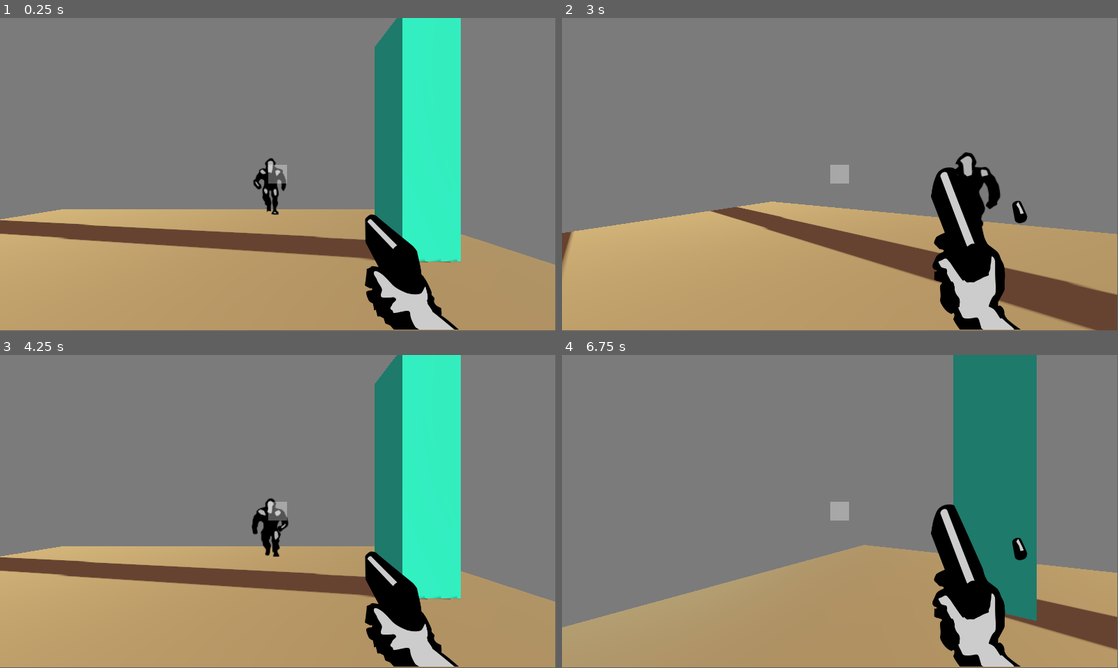
Above: before the commit, frames 1-4 (two rows, left to right).
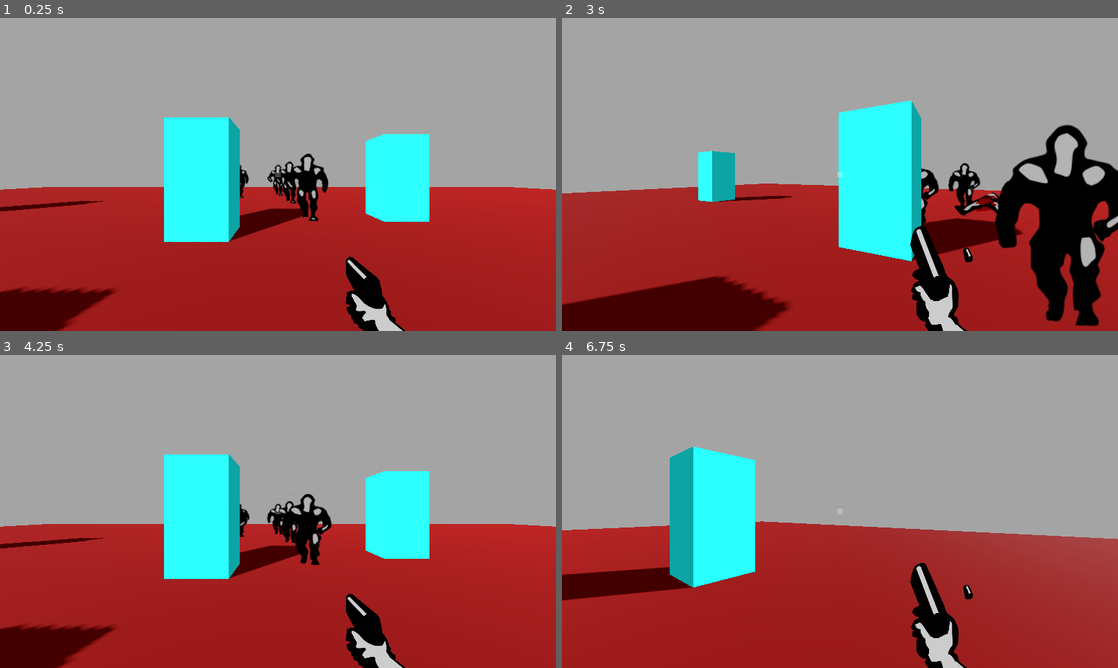
Above: after the commit, the same moments.

Repository: RomainMendez/orbitalgamejam2024
Game: Godot game, scene res://world.tscn
The game is run twice, just before and just after one commit, with the same random seed, the same clock (stepped at 60 frames per second) and the same inputs.
Inputs (mouse positions are in pixels of both pictures, inside the frame that each line leads up to):
- Up to frame 1 (0.25 s): no input
- Up to frame 2 (3 s): move the mouse to (867, 171) at 0.52 s; hold W (move_forwards) 0.53-1.25 s; click (867, 171) at 0.6 s; click (840, 180) at 1.25 s, where only the run after the commit has a clickable "Restart"; click (840, 208) at 2 s, where only the run before the commit has a clickable "Restart"; move the mouse to (812, 174) at 2.77 s; hold W (move_forwards) from 2.78 s (still down); click (812, 174) at 2.85 s
- Up to frame 3 (4.25 s): release W (move_forwards) at 3.5 s; click "Restart" at 3.5 s
- Up to frame 4 (6.75 s): move the mouse to (851, 505) at 4.27 s; hold W (move_forwards) 4.28-5.78 s; click (851, 505) at 4.35 s; move the mouse to (812, 574) at 5.02 s; click (812, 574) at 5.1 s; move the mouse to (1006, 558) at 5.77 s; hold A (move_left) 5.78-6.53 s; click (1006, 558) at 5.85 s; tap R (restart) at 6.4 s; move the mouse to (795, 508) at 6.52 s; hold W (move_forwards) from 6.53 s (still down); click (795, 508) at 6.6 s
In our replay, the window is 799x449 before the commit and 800x450 after it. These sizes can differ from the game's own. Grey fills any space a smaller window leaves; there, only what the larger window draws over its background counts as a difference.

The runs differ from the first frame. In frame 1, 99% of the frame differs, in the area x 0-100%, y 0-100%; in frame 2, 99%; in frame 3, 99%; in frame 4, 99%.

Commit message:
TOUT CHANGE

Diff:
--- a/projet_godot/enemy.gd
+++ b/projet_godot/enemy.gd
@@ -1,30 +1,13 @@
 extends CharacterBody3D
 
+
 @onready var animated_sprite_3d = $AnimatedSprite3D
-@onready var deathsound = $DeathSound
 
 @export var move_speed = 2.0
 @export var attack_range = 2.0
+
+@onready var player : CharacterBody3D = get_tree().get_first_node_in_group("player")
 var dead = false
-
-@onready var player : CharacterBody3D = get_tree().get_first_node_in_group("Player")
-
-func kill():
-	dead = true
-	deathsound.play()
-	animated_sprite_3d.play("death")
-	$CollisionShape3D.disabled = true
-
-func attempt_to_kill_player():
-	var dist_to_player: int = global_position.distance_to(player.global_position)
-	if dist_to_player > attack_range:
-		return
-
-	var eye_line = Vector3.UP * 1.5
-	var query = PhysicsRayQueryParameters3D.create(global_position + eye_line, player.global_position + eye_line, 1)
-	var result = get_world_3d().direct_space_state.intersect_ray(query)
-	if result.is_empty():
-		player.kill()
 
 func _physics_process(delta):
 	if dead:
@@ -32,12 +15,27 @@
 	if player == null:
 		return
 
-	# Computing the direction of the user and the associated logic !
 	var dir = player.global_position - global_position
 	dir.y = 0.0
 	dir = dir.normalized()
 
 	velocity = dir * move_speed
-
 	move_and_slide()
 	attempt_to_kill_player()
+
+func attempt_to_kill_player():
+	var dist_to_player = global_position.distance_to(player.global_position)
+	if dist_to_player > attack_range:
+		return
+
+	var eye_line = Vector3.UP * 1.5
+	var query = PhysicsRayQueryParameters3D.create(global_position+eye_line, player.global_position+eye_line, 1)
+	var result = get_world_3d().direct_space_state.intersect_ray(query)
+	if result.is_empty():
+		player.kill()
+
+func kill():
+	dead = true
+	$DeathSound.play()
+	animated_sprite_3d.play("death")
+	$CollisionShape3D.disabled = true
--- a/projet_godot/enemy.tscn
+++ b/projet_godot/enemy.tscn
@@ -1,81 +1,81 @@
-[gd_scene load_steps=15 format=3 uid="uid://cdr0e58v818ga"]
+[gd_scene load_steps=15 format=3 uid="uid://c148d14s7v1ey"]
 
-[ext_resource type="Texture2D" uid="uid://cqteaeiq5h30n" path="res://monster_sprites.png" id="1_a20hl"]
-[ext_resource type="Script" path="res://enemy.gd" id="1_uxpb0"]
-[ext_resource type="AudioStream" uid="uid://bswuuf6ptqg78" path="res://monster_die.wav" id="2_hneol"]
+[ext_resource type="Texture2D" uid="uid://deqvxpakhsfit" path="res://monster_sprites.png" id="1_1ti1u"]
+[ext_resource type="Script" path="res://enemy.gd" id="1_2ftgn"]
+[ext_resource type="AudioStream" uid="uid://qxfjnbqrobwf" path="res://monster_die.wav" id="2_7xj8c"]
 
-[sub_resource type="CapsuleShape3D" id="CapsuleShape3D_ca62a"]
+[sub_resource type="CapsuleShape3D" id="CapsuleShape3D_afoyd"]
 
-[sub_resource type="AtlasTexture" id="AtlasTexture_rfs16"]
-atlas = ExtResource("1_a20hl")
+[sub_resource type="AtlasTexture" id="AtlasTexture_pwi8k"]
+atlas = ExtResource("1_1ti1u")
 region = Rect2(0, 256, 256, 256)
 
-[sub_resource type="AtlasTexture" id="AtlasTexture_ldmj0"]
-atlas = ExtResource("1_a20hl")
+[sub_resource type="AtlasTexture" id="AtlasTexture_1ousu"]
+atlas = ExtResource("1_1ti1u")
 region = Rect2(256, 256, 256, 256)
 
-[sub_resource type="AtlasTexture" id="AtlasTexture_876kn"]
-atlas = ExtResource("1_a20hl")
+[sub_resource type="AtlasTexture" id="AtlasTexture_p34wv"]
+atlas = ExtResource("1_1ti1u")
 region = Rect2(512, 256, 256, 256)
 
-[sub_resource type="AtlasTexture" id="AtlasTexture_dg4og"]
-atlas = ExtResource("1_a20hl")
+[sub_resource type="AtlasTexture" id="AtlasTexture_sgili"]
+atlas = ExtResource("1_1ti1u")
 region = Rect2(768, 256, 256, 256)
 
-[sub_resource type="AtlasTexture" id="AtlasTexture_qs676"]
-atlas = ExtResource("1_a20hl")
+[sub_resource type="AtlasTexture" id="AtlasTexture_yttr0"]
+atlas = ExtResource("1_1ti1u")
 region = Rect2(1024, 256, 256, 256)
 
-[sub_resource type="AtlasTexture" id="AtlasTexture_auqsn"]
-atlas = ExtResource("1_a20hl")
+[sub_resource type="AtlasTexture" id="AtlasTexture_qsx5k"]
+atlas = ExtResource("1_1ti1u")
 region = Rect2(0, 0, 256, 256)
 
-[sub_resource type="AtlasTexture" id="AtlasTexture_6y6a5"]
-atlas = ExtResource("1_a20hl")
+[sub_resource type="AtlasTexture" id="AtlasTexture_2q54g"]
+atlas = ExtResource("1_1ti1u")
 region = Rect2(256, 0, 256, 256)
 
-[sub_resource type="AtlasTexture" id="AtlasTexture_mq25k"]
-atlas = ExtResource("1_a20hl")
+[sub_resource type="AtlasTexture" id="AtlasTexture_j27hp"]
+atlas = ExtResource("1_1ti1u")
 region = Rect2(512, 0, 256, 256)
 
-[sub_resource type="AtlasTexture" id="AtlasTexture_0lmsg"]
-atlas = ExtResource("1_a20hl")
+[sub_resource type="AtlasTexture" id="AtlasTexture_0st4m"]
+atlas = ExtResource("1_1ti1u")
 region = Rect2(768, 0, 256, 256)
 
-[sub_resource type="SpriteFrames" id="SpriteFrames_6llxy"]
+[sub_resource type="SpriteFrames" id="SpriteFrames_u8br5"]
 animations = [{
 "frames": [{
 "duration": 1.0,
-"texture": SubResource("AtlasTexture_rfs16")
+"texture": SubResource("AtlasTexture_pwi8k")
 }, {
 "duration": 1.0,
-"texture": SubResource("AtlasTexture_ldmj0")
+"texture": SubResource("AtlasTexture_1ousu")
 }, {
 "duration": 1.0,
-"texture": SubResource("AtlasTexture_876kn")
+"texture": SubResource("AtlasTexture_p34wv")
 }, {
 "duration": 1.0,
-"texture": SubResource("AtlasTexture_dg4og")
+"texture": SubResource("AtlasTexture_sgili")
 }, {
 "duration": 1.0,
-"texture": SubResource("AtlasTexture_qs676")
+"texture": SubResource("AtlasTexture_yttr0")
 }],
 "loop": false,
 "name": &"death",
-"speed": 7.0
+"speed": 8.0
 }, {
 "frames": [{
 "duration": 1.0,
-"texture": SubResource("AtlasTexture_auqsn")
+"texture": SubResource("AtlasTexture_qsx5k")
 }, {
 "duration": 1.0,
-"texture": SubResource("AtlasTexture_6y6a5")
+"texture": SubResource("AtlasTexture_2q54g")
 }, {
 "duration": 1.0,
-"texture": SubResource("AtlasTexture_mq25k")
+"texture": SubResource("AtlasTexture_j27hp")
 }, {
 "duration": 1.0,
-"texture": SubResource("AtlasTexture_0lmsg")
+"texture": SubResource("AtlasTexture_0st4m")
 }],
 "loop": true,
 "name": &"idle",
@@ -85,19 +85,21 @@
 [node name="Enemy" type="CharacterBody3D"]
 collision_layer = 2
 collision_mask = 3
-script = ExtResource("1_uxpb0")
+script = ExtResource("1_2ftgn")
 
 [node name="CollisionShape3D" type="CollisionShape3D" parent="."]
 transform = Transform3D(1, 0, 0, 0, 1, 0, 0, 0, 1, 0, 1, 0)
-shape = SubResource("CapsuleShape3D_ca62a")
+shape = SubResource("CapsuleShape3D_afoyd")
 
 [node name="AnimatedSprite3D" type="AnimatedSprite3D" parent="."]
-transform = Transform3D(0.788331, 0, 0, 0, 0.869419, 0, 0, 0, 1, 0, 1.11284, 0)
-sprite_frames = SubResource("SpriteFrames_6llxy")
+transform = Transform3D(1, 0, 0, 0, 1, 0, 0, 0, 1, 0, 1.15512, 0)
+pixel_size = 0.009
+billboard = 2
+sprite_frames = SubResource("SpriteFrames_u8br5")
 animation = &"idle"
 autoplay = "idle"
 
 [node name="DeathSound" type="AudioStreamPlayer3D" parent="."]
-stream = ExtResource("2_hneol")
-unit_size = 5.0
+stream = ExtResource("2_7xj8c")
+unit_size = 2.0
 bus = &"Sfx"
--- a/projet_godot/player.gd
+++ b/projet_godot/player.gd
@@ -1,7 +1,9 @@
 extends CharacterBody3D
+
 @onready var animated_sprite_2d = $CanvasLayer/GunBase/AnimatedSprite2D
 @onready var ray_cast_3d = $RayCast3D
 @onready var shoot_sound = $ShootSound
+
 
 const SPEED = 5.0
 const MOUSE_SENS = 0.5
@@ -14,14 +16,11 @@
 	animated_sprite_2d.animation_finished.connect(shoot_anim_done)
 	$CanvasLayer/DeathScreen/Panel/Button.button_up.connect(restart)
 
-
 func _input(event):
 	if dead:
 		return
-
 	if event is InputEventMouseMotion:
 		rotation_degrees.y -= event.relative.x * MOUSE_SENS
-
 
 func _process(delta):
 	if Input.is_action_just_pressed("exit"):
@@ -34,9 +33,9 @@
 	if Input.is_action_just_pressed("shoot"):
 		shoot()
 
-
 func _physics_process(delta):
-
+	if dead:
+		return
 	var input_dir = Input.get_vector("move_left", "move_right", "move_forwards", "move_backwards")
 	var direction = (transform.basis * Vector3(input_dir.x, 0, input_dir.y)).normalized()
 	if direction:
@@ -49,27 +48,22 @@
 	move_and_slide()
 
 
+func restart():
+	get_tree().reload_current_scene()
 
 func shoot():
 	if !can_shoot:
 		return
 	can_shoot = false
-
 	animated_sprite_2d.play("shoot")
 	shoot_sound.play()
 	if ray_cast_3d.is_colliding() and ray_cast_3d.get_collider().has_method("kill"):
 		ray_cast_3d.get_collider().kill()
 
-func restart():
-	get_tree().reload_current_scene()
-
 func shoot_anim_done():
 	can_shoot = true
-	animated_sprite_2d.play("idle")
 
 func kill():
-	print("I am dead !")
 	dead = true
 	$CanvasLayer/DeathScreen.show()
-	$CanvasLayer/Crosshair.visible = false
 	Input.mouse_mode = Input.MOUSE_MODE_VISIBLE
--- a/projet_godot/player.tscn
+++ b/projet_godot/player.tscn
@@ -1,63 +1,67 @@
-[gd_scene load_steps=11 format=3 uid="uid://h8l0yohvjl3q"]
+[gd_scene load_steps=11 format=3 uid="uid://2go8h24o332j"]
 
-[ext_resource type="Texture2D" uid="uid://dt0qbq5cljwol" path="res://gun_sprites.png" id="1_2vg7d"]
-[ext_resource type="Script" path="res://player.gd" id="1_d80bg"]
-[ext_resource type="AudioStream" uid="uid://xt0ffoei17gw" path="res://revolver_shot1.wav" id="2_m4opr"]
+[ext_resource type="Script" path="res://player.gd" id="1_ltc0k"]
+[ext_resource type="Texture2D" uid="uid://ducwu1mhnqckn" path="res://gun_sprites.png" id="1_wsjox"]
+[ext_resource type="AudioStream" uid="uid://cvrq385m34nc5" path="res://revolver_shot1.wav" id="2_j75ot"]
 
-[sub_resource type="CapsuleShape3D" id="CapsuleShape3D_03irh"]
+[sub_resource type="CapsuleShape3D" id="CapsuleShape3D_7xmbu"]
 
-[sub_resource type="AtlasTexture" id="AtlasTexture_5to6s"]
-atlas = ExtResource("1_2vg7d")
+[sub_resource type="AtlasTexture" id="AtlasTexture_jcqdb"]
+atlas = ExtResource("1_wsjox")
 region = Rect2(0, 0, 512, 512)
 
-[sub_resource type="AtlasTexture" id="AtlasTexture_15b8e"]
-atlas = ExtResource("1_2vg7d")
+[sub_resource type="AtlasTexture" id="AtlasTexture_rf8j7"]
+atlas = ExtResource("1_wsjox")
 region = Rect2(512, 0, 512, 512)
 
-[sub_resource type="AtlasTexture" id="AtlasTexture_5ryvf"]
-atlas = ExtResource("1_2vg7d")
+[sub_resource type="AtlasTexture" id="AtlasTexture_5lx7v"]
+atlas = ExtResource("1_wsjox")
 region = Rect2(1024, 0, 512, 512)
 
-[sub_resource type="AtlasTexture" id="AtlasTexture_np753"]
-atlas = ExtResource("1_2vg7d")
+[sub_resource type="AtlasTexture" id="AtlasTexture_f0btv"]
+atlas = ExtResource("1_wsjox")
 region = Rect2(1536, 0, 512, 512)
 
-[sub_resource type="AtlasTexture" id="AtlasTexture_7q36g"]
-atlas = ExtResource("1_2vg7d")
+[sub_resource type="AtlasTexture" id="AtlasTexture_23jnc"]
+atlas = ExtResource("1_wsjox")
 region = Rect2(0, 0, 512, 512)
 
-[sub_resource type="SpriteFrames" id="SpriteFrames_mbw6f"]
+[sub_resource type="SpriteFrames" id="SpriteFrames_2ouaf"]
 animations = [{
 "frames": [{
 "duration": 1.0,
-"texture": SubResource("AtlasTexture_5to6s")
+"texture": SubResource("AtlasTexture_jcqdb")
 }],
 "loop": true,
 "name": &"idle",
-"speed": 10.0
+"speed": 5.0
 }, {
 "frames": [{
 "duration": 1.0,
-"texture": SubResource("AtlasTexture_15b8e")
+"texture": SubResource("AtlasTexture_rf8j7")
 }, {
 "duration": 1.0,
-"texture": SubResource("AtlasTexture_5ryvf")
+"texture": SubResource("AtlasTexture_5lx7v")
 }, {
 "duration": 1.0,
-"texture": SubResource("AtlasTexture_np753")
+"texture": SubResource("AtlasTexture_f0btv")
 }, {
 "duration": 1.0,
-"texture": SubResource("AtlasTexture_7q36g")
+"texture": SubResource("AtlasTexture_23jnc")
 }],
 "loop": false,
 "name": &"shoot",
 "speed": 10.0
 }]
 
-[node name="Player" type="CharacterBody3D" groups=["Player"]]
+[node name="Player" type="CharacterBody3D" groups=["player"]]
 collision_layer = 2
 collision_mask = 3
-script = ExtResource("1_d80bg")
+script = ExtResource("1_ltc0k")
+
+[node name="CollisionShape3D" type="CollisionShape3D" parent="."]
+transform = Transform3D(1, 0, 0, 0, 1, 0, 0, 0, 1, 0, 1, 0)
+shape = SubResource("CapsuleShape3D_7xmbu")
 
 [node name="RayCast3D" type="RayCast3D" parent="."]
 transform = Transform3D(1, 0, 0, 0, 1, 0, 0, 0, 1, 0, 1.5, 0)
@@ -66,10 +70,6 @@
 
 [node name="Camera3D" type="Camera3D" parent="."]
 transform = Transform3D(1, 0, 0, 0, 1, 0, 0, 0, 1, 0, 1.5, 0)
-
-[node name="CollisionShape3D" type="CollisionShape3D" parent="."]
-transform = Transform3D(1, 0, 0, 0, 1, 0, 0, 0, 1, 0, 1, 0)
-shape = SubResource("CapsuleShape3D_03irh")
 
 [node name="CanvasLayer" type="CanvasLayer" parent="."]
 
@@ -80,21 +80,20 @@
 anchor_top = 1.0
 anchor_right = 0.5
 anchor_bottom = 1.0
-offset_left = -20.5
-offset_top = -24.0
-offset_right = 20.5
+offset_left = -20.0
+offset_top = -40.0
+offset_right = 20.0
 grow_horizontal = 2
 grow_vertical = 0
-size_flags_horizontal = 8
-size_flags_vertical = 8
-metadata/_edit_use_anchors_ = true
 
 [node name="AnimatedSprite2D" type="AnimatedSprite2D" parent="CanvasLayer/GunBase"]
-position = Vector2(297.5, -174)
-scale = Vector2(0.767578, 0.767578)
-sprite_frames = SubResource("SpriteFrames_mbw6f")
+position = Vector2(223, -86)
+scale = Vector2(0.5, 0.5)
+sprite_frames = SubResource("SpriteFrames_2ouaf")
 animation = &"shoot"
 autoplay = "idle"
+frame = 3
+frame_progress = 1.0
 
 [node name="Crosshair" type="ColorRect" parent="CanvasLayer"]
 anchors_preset = 8
@@ -102,26 +101,20 @@
 anchor_top = 0.5
 anchor_right = 0.5
 anchor_bottom = 0.5
-offset_left = -20.0
-offset_top = -20.0
-offset_right = 20.0
-offset_bottom = 20.0
+offset_left = -6.0
+offset_top = -6.0
+offset_right = 6.0
+offset_bottom = 6.0
 grow_horizontal = 2
 grow_vertical = 2
-color = Color(1, 1, 1, 0.329412)
+color = Color(1, 1, 1, 0.262745)
 
 [node name="DeathScreen" type="Control" parent="CanvasLayer"]
 visible = false
 layout_mode = 3
-anchors_preset = 8
-anchor_left = 0.5
-anchor_top = 0.5
-anchor_right = 0.5
-anchor_bottom = 0.5
-offset_left = -20.0
-offset_top = -20.0
-offset_right = 20.0
-offset_bottom = 20.0
+anchors_preset = 15
+anchor_right = 1.0
+anchor_bottom = 1.0
 grow_horizontal = 2
 grow_vertical = 2
 
@@ -132,10 +125,10 @@
 anchor_top = 0.5
 anchor_right = 0.5
 anchor_bottom = 0.5
-offset_left = -102.0
-offset_top = -93.0
-offset_right = 104.0
-offset_bottom = 93.0
+offset_left = -52.0
+offset_top = -35.0
+offset_right = 52.0
+offset_bottom = 35.0
 grow_horizontal = 2
 grow_vertical = 2
 
@@ -146,28 +139,29 @@
 anchor_top = 0.5
 anchor_right = 0.5
 anchor_bottom = 0.5
-offset_left = -54.5
-offset_top = -11.5
-offset_right = 54.5
-offset_bottom = 11.5
+offset_left = -37.0
+offset_top = -30.0
+offset_right = 37.0
+offset_bottom = -4.0
 grow_horizontal = 2
 grow_vertical = 2
-text = "You have died"
+text = "You Died!"
 
 [node name="Button" type="Button" parent="CanvasLayer/DeathScreen/Panel"]
 layout_mode = 1
-anchors_preset = 7
+anchors_preset = 8
 anchor_left = 0.5
-anchor_top = 1.0
+anchor_top = 0.5
 anchor_right = 0.5
-anchor_bottom = 1.0
+anchor_bottom = 0.5
 offset_left = -32.5
-offset_top = -38.0
+offset_top = -2.0
 offset_right = 32.5
+offset_bottom = 29.0
 grow_horizontal = 2
-grow_vertical = 0
+grow_vertical = 2
 text = "Restart"
 
 [node name="ShootSound" type="AudioStreamPlayer" parent="."]
-stream = ExtResource("2_m4opr")
+stream = ExtResource("2_j75ot")
 bus = &"Sfx"
--- a/projet_godot/project.godot
+++ b/projet_godot/project.godot
@@ -10,21 +10,21 @@
 
 [application]
 
-config/name="Mirkwood"
+config/name="DoomCloneTut"
 run/main_scene="res://world.tscn"
-config/features=PackedStringArray("4.2", "GL Compatibility")
+config/features=PackedStringArray("4.2", "Forward Plus")
 config/icon="res://icon.svg"
-project/assembly_name="Doom Tutorial"
 
-[dotnet]
+[display]
 
-project/assembly_name="Doom Tutorial"
+window/size/mode=3
+window/stretch/mode="canvas_items"
 
 [input]
 
 move_forwards={
 "deadzone": 0.5,
-"events": [Object(InputEventKey,"resource_local_to_scene":false,"resource_name":"","device":-1,"window_id":0,"alt_pressed":false,"shift_pressed":false,"ctrl_pressed":false,"meta_pressed":false,"pressed":false,"keycode":0,"physical_keycode":87,"key_label":0,"unicode":122,"echo":false,"script":null)
+"events": [Object(InputEventKey,"resource_local_to_scene":false,"resource_name":"","device":-1,"window_id":0,"alt_pressed":false,"shift_pressed":false,"ctrl_pressed":false,"meta_pressed":false,"pressed":false,"keycode":0,"physical_keycode":87,"key_label":0,"unicode":119,"echo":false,"script":null)
 ]
 }
 move_backwards={
@@ -34,7 +34,7 @@
 }
 move_left={
 "deadzone": 0.5,
-"events": [Object(InputEventKey,"resource_local_to_scene":false,"resource_name":"","device":-1,"window_id":0,"alt_pressed":false,"shift_pressed":false,"ctrl_pressed":false,"meta_pressed":false,"pressed":false,"keycode":0,"physical_keycode":65,"key_label":0,"unicode":113,"echo":false,"script":null)
+"events": [Object(InputEventKey,"resource_local_to_scene":false,"resource_name":"","device":-1,"window_id":0,"alt_pressed":false,"shift_pressed":false,"ctrl_pressed":false,"meta_pressed":false,"pressed":false,"keycode":0,"physical_keycode":65,"key_label":0,"unicode":97,"echo":false,"script":null)
 ]
 }
 move_right={
@@ -54,7 +54,7 @@
 }
 shoot={
 "deadzone": 0.5,
-"events": [Object(InputEventMouseButton,"resource_local_to_s …(115 unchanged characters)… alse,"meta_pressed":false,"button_mask":1,"position":Vector2(380, 25),"global_position":Vector2(384, 66),"factor":1.0,"button_index":1,"canceled":false,"pressed":true,"double_click":false,"script":null)
+"events": [Object(InputEventMouseButton,"resource_local_to_s …(115 unchanged characters)… alse,"meta_pressed":false,"button_mask":0,"position":Vector2(0, 0),"global_position":Vector2(0, 0),"factor":1.0,"button_index":1,"canceled":false,"pressed":false,"double_click":false,"script":null)
 ]
 }
 
@@ -62,8 +62,3 @@
 
 3d_physics/layer_1="environment"
 3d_physics/layer_2="characters"
-
-[rendering]
-
-renderer/rendering_method="gl_compatibility"
-renderer/rendering_method.mobile="gl_compatibility"
--- a/projet_godot/world.tscn
+++ b/projet_godot/world.tscn
@@ -1,74 +1,105 @@
-[gd_scene load_steps=9 format=3 uid="uid://fyd8o3lqktcl"]
+[gd_scene load_steps=9 format=3 uid="uid://potr8w0bcnms"]
 
-[ext_resource type="PackedScene" uid="uid://h8l0yohvjl3q" path="res://player.tscn" id="1_y5u3e"]
-[ext_resource type="PackedScene" uid="uid://cdr0e58v818ga" path="res://enemy.tscn" id="2_dj2e0"]
+[ext_resource type="PackedScene" uid="uid://2go8h24o332j" path="res://player.tscn" id="1_n0l67"]
+[ext_resource type="PackedScene" uid="uid://c148d14s7v1ey" path="res://enemy.tscn" id="2_kofwd"]
 
-[sub_resource type="StandardMaterial3D" id="StandardMaterial3D_or517"]
-albedo_color = Color(0.839216, 0.568627, 0.427451, 1)
+[sub_resource type="StandardMaterial3D" id="StandardMaterial3D_qxgmw"]
+albedo_color = Color(0.423529, 0, 0.00392157, 1)
 
-[sub_resource type="PlaneMesh" id="PlaneMesh_5sm0q"]
+[sub_resource type="PlaneMesh" id="PlaneMesh_pw2v5"]
 
-[sub_resource type="StandardMaterial3D" id="StandardMaterial3D_ad30i"]
-albedo_color = Color(0.286275, 0.992157, 0.87451, 1)
+[sub_resource type="StandardMaterial3D" id="StandardMaterial3D_54xf7"]
+albedo_color = Color(0.109804, 1, 1, 1)
 
-[sub_resource type="BoxMesh" id="BoxMesh_3086y"]
+[sub_resource type="BoxMesh" id="BoxMesh_y2ikd"]
 
-[sub_resource type="ConcavePolygonShape3D" id="ConcavePolygonShape3D_d22po"]
+[sub_resource type="ConcavePolygonShape3D" id="ConcavePolygonShape3D_5lueg"]
 data = PackedVector3Array(-0.5, 0.5, 0.5, 0.5, 0.5, 0.5, -0.5, -0.5, 0.5, 0.5, 0.5, 0.5, 0.5, -0.5, 0.5, -0.5, -0.5, 0. …(500 unchanged characters)…
 
-[sub_resource type="Environment" id="Environment_4xacl"]
+[sub_resource type="Environment" id="Environment_2bx7j"]
 background_mode = 1
-background_color = Color(0.482353, 0.482353, 0.482353, 1)
+background_color = Color(0.643137, 0.643137, 0.643137, 1)
 
 [node name="World" type="Node3D"]
 
 [node name="Environment" type="Node3D" parent="."]
 
 [node name="Ground" type="MeshInstance3D" parent="Environment"]
-transform = Transform3D(6.89585, 0, 0, 0, 1, 0, 0, 0, 8.72257, -0.00387803, 0, 0)
-material_override = SubResource("StandardMaterial3D_or517")
-mesh = SubResource("PlaneMesh_5sm0q")
+transform = Transform3D(27.5909, 0, 0, 0, 1, 0, 0, 0, 21.6831, 0, 0, 0)
+material_override = SubResource("StandardMaterial3D_qxgmw")
+mesh = SubResource("PlaneMesh_pw2v5")
 
 [node name="Block" type="MeshInstance3D" parent="Environment"]
-transform = Transform3D(1, 0, 0, 0, 4.36167, 0, 0, 0, 1, -0.16004, 2.11933, -0.311901)
-material_override = SubResource("StandardMaterial3D_ad30i")
-mesh = SubResource("BoxMesh_3086y")
+transform = Transform3D(1.44593, 0, 0, 0, 4.70178, 0, 0, 0, 1.32646, -5.02943, 0.429212, 4.0552)
+material_override = SubResource("StandardMaterial3D_54xf7")
+mesh = SubResource("BoxMesh_y2ikd")
 
 [node name="StaticBody3D" type="StaticBody3D" parent="Environment/Block"]
 
 [node name="CollisionShape3D" type="CollisionShape3D" parent="Environment/Block/StaticBody3D"]
-shape = SubResource("ConcavePolygonShape3D_d22po")
+shape = SubResource("ConcavePolygonShape3D_5lueg")
 
 [node name="Block2" type="MeshInstance3D" parent="Environment"]
-transform = Transform3D(1, 0, 0, 0, 4.36167, 0, 0, 0, 1, 2.40874, 2.11933, 5.09205)
-material_override = SubResource("StandardMaterial3D_ad30i")
-mesh = SubResource("BoxMesh_3086y")
+transform = Transform3D(1.44593, 0, 0, 0, 4.70178, 0, 0, 0, 1.32646, 5.58092, 0.42921, 5.9702)
+material_override = SubResource("StandardMaterial3D_54xf7")
+mesh = SubResource("BoxMesh_y2ikd")
 
 [node name="StaticBody3D" type="StaticBody3D" parent="Environment/Block2"]
 
 [node name="CollisionShape3D" type="CollisionShape3D" parent="Environment/Block2/StaticBody3D"]
-shape = SubResource("ConcavePolygonShape3D_d22po")
+shape = SubResource("ConcavePolygonShape3D_5lueg")
 
 [node name="Block3" type="MeshInstance3D" parent="Environment"]
-transform = Transform3D(1, 0, 0, 0, 4.36167, 0, 0, 0, 1, 4.93559, 2.11933, -3.98725)
-material_override = SubResource("StandardMaterial3D_ad30i")
-mesh = SubResource("BoxMesh_3086y")
+transform = Transform3D(1.44593, 0, 0, 0, 4.70178, 0, 0, 0, 1.32646, 4.09057, 0.42921, -4.14337)
+material_override = SubResource("StandardMaterial3D_54xf7")
+mesh = SubResource("BoxMesh_y2ikd")
 
 [node name="StaticBody3D" type="StaticBody3D" parent="Environment/Block3"]
 
 [node name="CollisionShape3D" type="CollisionShape3D" parent="Environment/Block3/StaticBody3D"]
-shape = SubResource("ConcavePolygonShape3D_d22po")
+shape = SubResource("ConcavePolygonShape3D_5lueg")
+
+[node name="Block4" type="MeshInstance3D" parent="Environment"]
+transform = Transform3D(1.44593, 0, 0, 0, 4.70178, 0, 0, 0, 1.32646, -12.6588, 0.42921, -4.92068)
+material_override = SubResource("StandardMaterial3D_54xf7")
+mesh = SubResource("BoxMesh_y2ikd")
+
+[node name="StaticBody3D" type="StaticBody3D" parent="Environment/Block4"]
+
+[node name="CollisionShape3D" type="CollisionShape3D" parent="Environment/Block4/StaticBody3D"]
+shape = SubResource("ConcavePolygonShape3D_5lueg")
+
+[node name="Block5" type="MeshInstance3D" parent="Environment"]
+transform = Transform3D(1.44593, 0, 0, 0, 4.70178, 0, 0, 0, 1.32646, -1.81955, 0.42921, -2.22079)
+material_override = SubResource("StandardMaterial3D_54xf7")
+mesh = SubResource("BoxMesh_y2ikd")
+
+[node name="StaticBody3D" type="StaticBody3D" parent="Environment/Block5"]
+
+[node name="CollisionShape3D" type="CollisionShape3D" parent="Environment/Block5/StaticBody3D"]
+shape = SubResource("ConcavePolygonShape3D_5lueg")
 
 [node name="WorldEnvironment" type="WorldEnvironment" parent="."]
-environment = SubResource("Environment_4xacl")
+environment = SubResource("Environment_2bx7j")
 
-[node name="Main Light" type="DirectionalLight3D" parent="WorldEnvironment"]
-transform = Transform3D(0.164308, -0.234548, 0.958118, 0.039644, 0.972104, 0.231174, -0.985612, 7.34338e-09, 0.169023, 6.76708, 3.77535, 0.150895)
-light_color = Color(0.670588, 1, 0.847059, 1)
+[node name="DirectionalLight3D" type="DirectionalLight3D" parent="WorldEnvironment"]
+transform = Transform3D(0.810512, 0.337002, -0.479061, 0, 0.817899, 0.575362, 0.585722, -0.466338, 0.662917, 0, 8.42502, 0)
 shadow_enabled = true
 
-[node name="Player" parent="." instance=ExtResource("1_y5u3e")]
-transform = Transform3D(1, 0, 0, 0, 1, 0, 0, 0, 1, 2.29584, 0, 0)
+[node name="Player" parent="." instance=ExtResource("1_n0l67")]
+transform = Transform3D(1, 0, 0, 0, 1, 0, 0, 0, 1, 0, 0, 3)
 
-[node name="Enemy" parent="." instance=ExtResource("2_dj2e0")]
-transform = Transform3D(1, 0, 0, 0, 1, 0, 0, 0, 1, 2, 0, -8)
+[node name="Enemy" parent="." instance=ExtResource("2_kofwd")]
+transform = Transform3D(1, 0, 0, 0, 1, 0, 0, 0, 1, 1, 0, -4)
+
+[node name="Enemy2" parent="." instance=ExtResource("2_kofwd")]
+transform = Transform3D(1, 0, 0, 0, 1, 0, 0, 0, 1, -2.14041, 0, -5.88845)
+
+[node name="Enemy3" parent="." instance=ExtResource("2_kofwd")]
+transform = Transform3D(1, 0, 0, 0, 1, 0, 0, 0, 1, 0.600635, 0, -7.98447)
+
+[node name="Enemy4" parent="." instance=ExtResource("2_kofwd")]
+transform = Transform3D(1, 0, 0, 0, 1, 0, 0, 0, 1, -2.61182, 0, -10.2664)
+
+[node name="Enemy5" parent="." instance=ExtResource("2_kofwd")]
+transform = Transform3D(1, 0, 0, 0, 1, 0, 0, 0, 1, -0.0119171, 0, -11.4769)
Not shown: 1 places in projet_godot/default_bus_layout.tres that only renumber resources
Not shown, removed: projet_godot/export_presets.cfg
Not shown, changed: projet_godot/gun_sprites.png.import
Not shown, changed: projet_godot/icon.svg.import
Not shown, changed: projet_godot/monster_die.wav.import
Not shown, changed: projet_godot/monster_sprites.png.import
Not shown, changed: projet_godot/revolver_shot1.wav.import
Not shown, added: projet_godot/.gitignore
Not shown, removed: projet_godot/exports/serve.py
